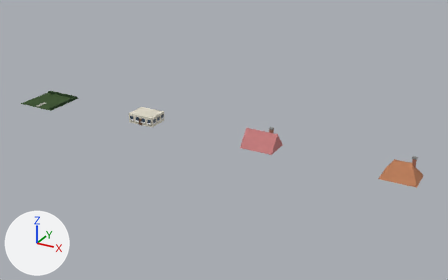
The Blender file objects/VanillaReplacements/Building/BLDHOU18/OG_BLDHOU18.blend as it was, and as the next commit left it.
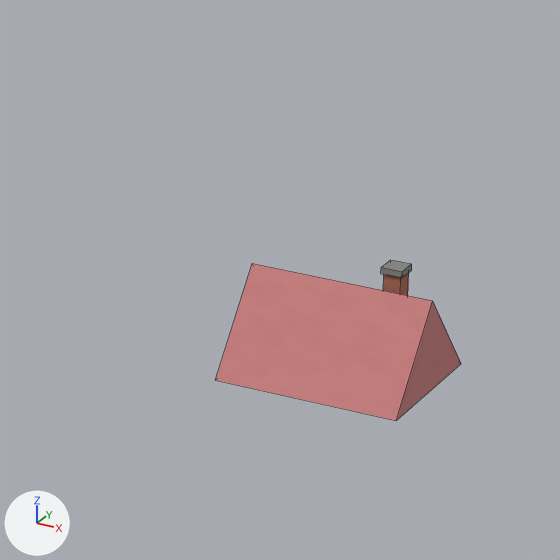
The first picture shows the older version from a 50 mm lens placed at (114.4, -113.0, 56.3), pointed at (51.4, 1.6, -0.9). The close-ups show the older and then the newer version on the part from 45% to 67% of the width and 29% to 64% of the height of that picture. Only the edits that show in the close-ups are written down. Arrows for +X, +Y and +Z are at lower left; the lights stay in place. The close-ups show mesh edges as thin lines.
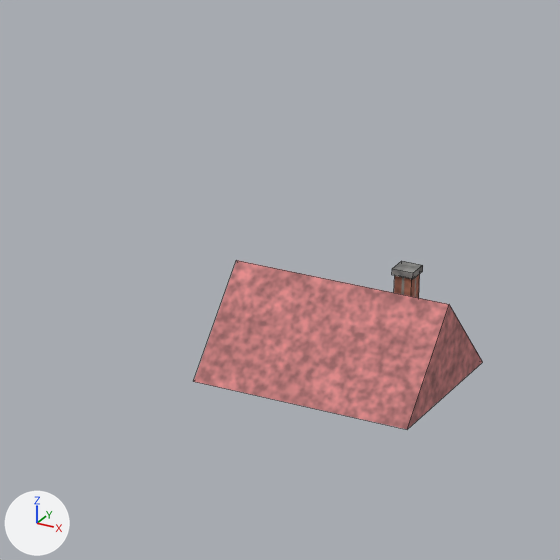
Where the newer file only moved an object's origin or applied its transform, the numbers keep the older frame.

What changed in the scene script:
```text
Change mat_company_color_1_company:
    remove # nodes: BsdfPrincipled, MixRGB, OutputMaterial, TexNoise, ValToRGB
    remove # colours: pink #cb7c7c, light grey #cbcbcb, white #ffffff
    nodes: BsdfPrincipled, MixRGB x3, OutputMaterial, TexCoord, TexNoise x3, ValToRGB x3
    colours: pink #cb7c7c, light grey #cbcbcb, white #ffffff, light grey #c8c8c8, white #e9e9e9
Change me_roof:
    used by ob_roof; parent = ob_part2; location = (0.0, 0.0, 0.0)
    remove me_roof.from_pydata(...)  # 6 vertices, 5 faces; spans x -3.79..3.79, y -2.46..3.48, z 0.0..3.73
    add me_roof.from_pydata(...)  # 6 vertices, 5 faces; spans x -4.46..4.46, y -2.97..3.99, z 0.0..3.73
    me_roof part 1: the whole mesh is scaled about its middle by (1.18, 1.17, 1)
Change ob_cube_034:
    ob_cube_034.location: (2.027, 1.024, 2.801) -> (2.432, 1.126, 2.801)
Change ob_cube_035:
    ob_cube_035.location: (2.027, 1.024, 4.486) -> (2.432, 1.126, 4.486)
```

Boxes [x1, y1, x2, y2] around the edits, measured in the close-ups (560 x 560 px):
'roof', surface changed, rescaled (17% wider, 7% taller): before [216, 263, 461, 421]; after [194, 260, 482, 429]
'Cube.034', moved: before [383, 273, 409, 296]; after [394, 274, 420, 298]
'Cube.035', moved: before [381, 260, 412, 278]; after [392, 261, 423, 279]
